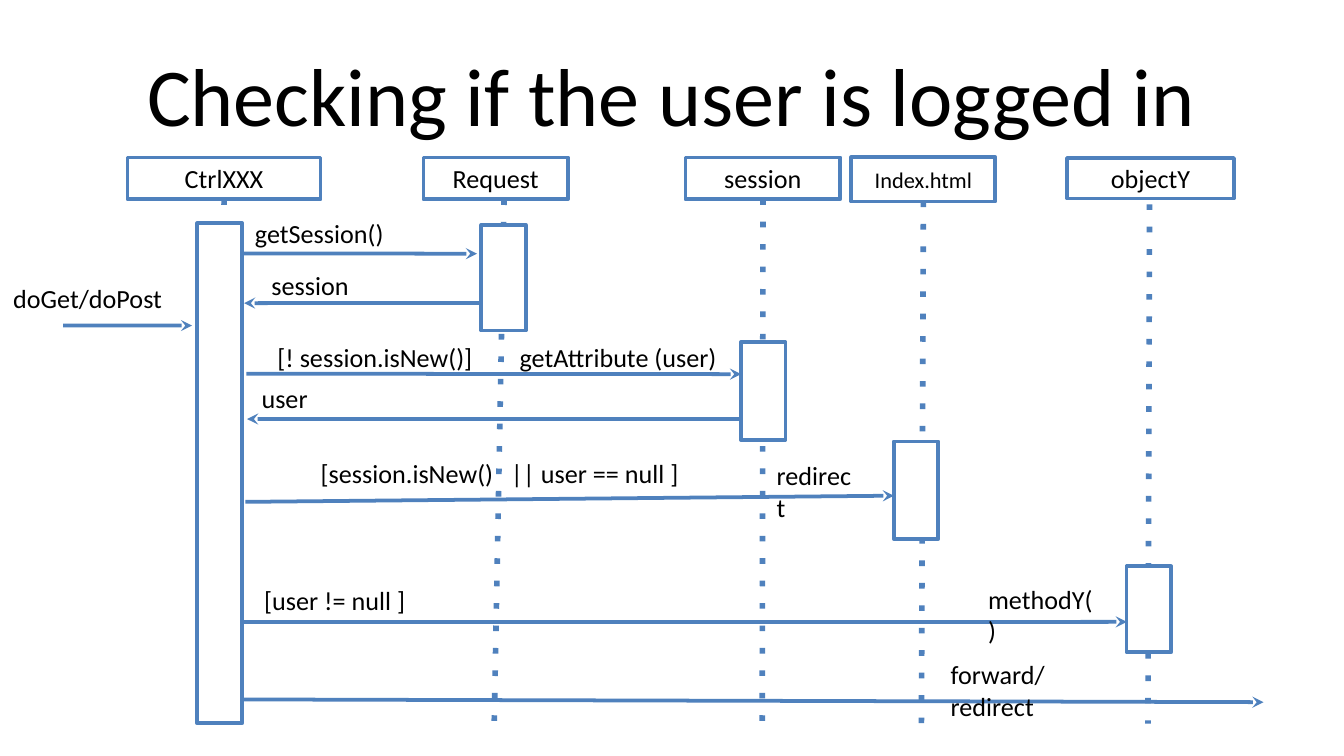
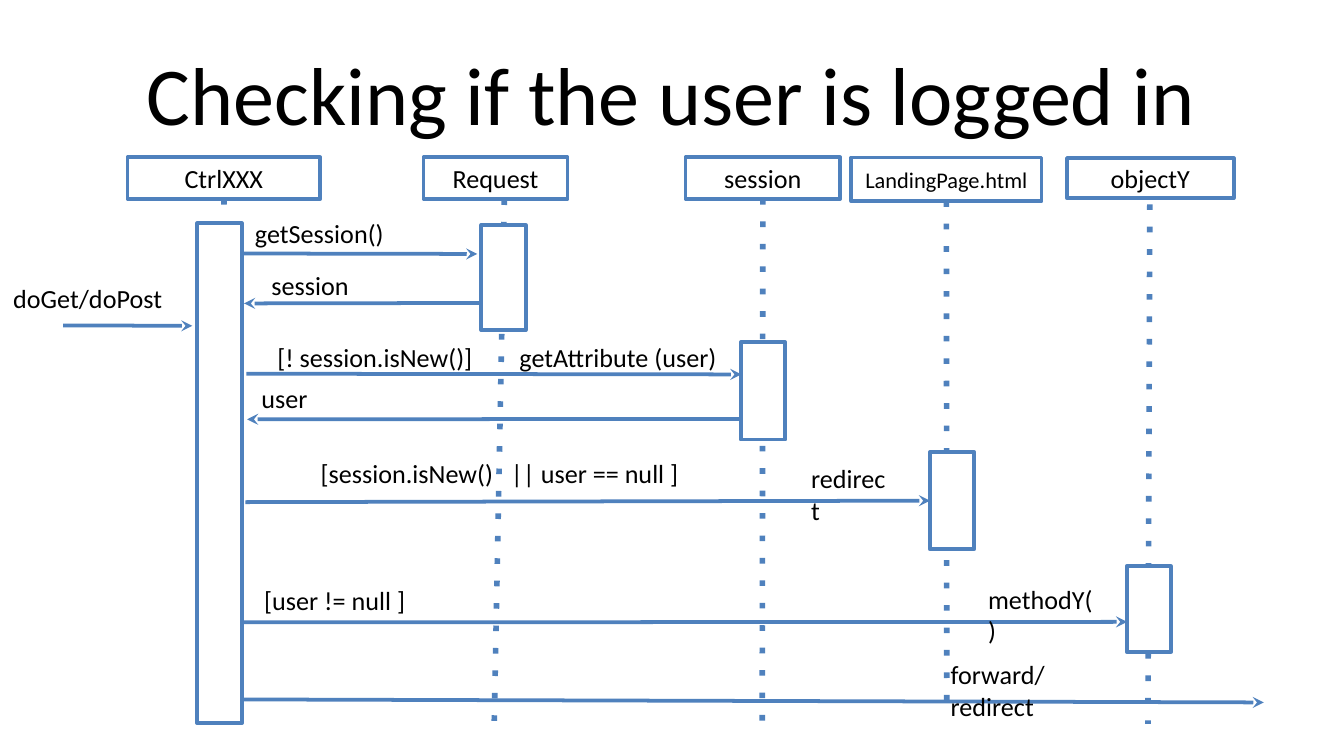
Before and after one commit to lucanotluka/Tecnologie-Informatiche-per-il-Web_-_HTML-Only, a slide deck: slide 14 of TIW-GruppiHTMLOnly.pptx (slide 13 before the commit). Drawn at 1344x756 pixels with LibreOffice and Linux fonts; fonts in the diff are those of the drawing. Boxes give left, top, right and bottom in pixels: in the first picture for what was removed or moved away, otherwise in the second. Text is boxed around its words. In the diff, an @@ line names an element or a change of style, - is before the commit and + after.

```diff
--- a/TIW-GruppiHTMLOnly.pptx
+++ b/TIW-GruppiHTMLOnly.pptx
@@ rectangle "LandingPage.html": place and size @@
-rectangle "LandingPage.html" at [851,157,995,202]
+rectangle "LandingPage.html" at [851,157,1042,202]
@@ text in rectangle at [865,172,1027,192]: text changed @@
-Index.html
+LandingPage.html
@@ line moved from (923, 202) - (922, 724) to (946, 202) - (946, 715) @@
@@ rectangle: place and size @@
-rectangle at [894,441,938,539]
+rectangle at [930,452,974,548]
@@ arrow moved from (246, 501) - (894, 496) to (246, 503) - (930, 501) @@
```
Also in this commit, not shown: 5 other slides changed, 12 slides added, 11 slides removed.
